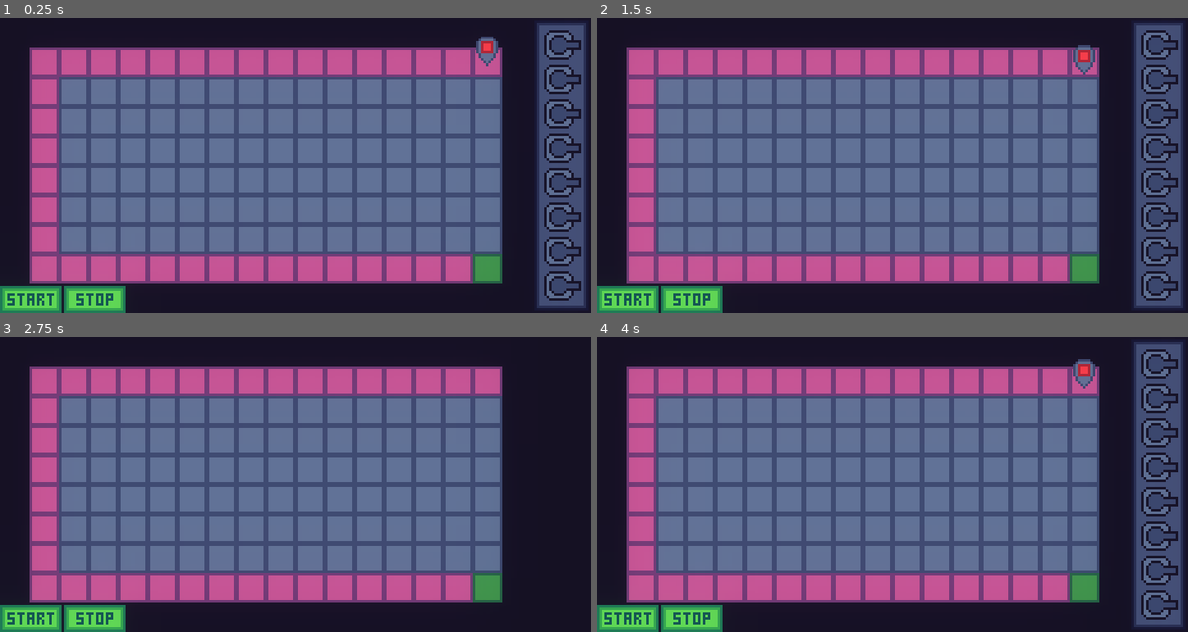
Above: before the commit, frames 1-4 (two rows, left to right).
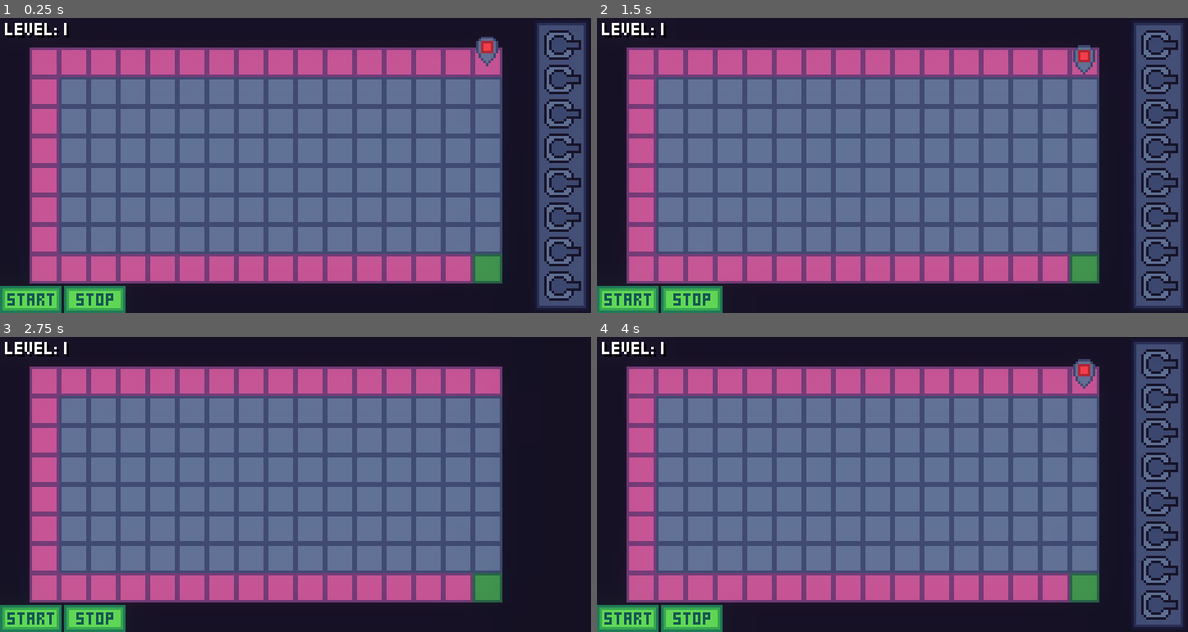
Above: after the commit, the same moments.

Repository: mariothedog/brackeys-game-jam
Game: Godot game, scene res://game/game.tscn
Two runs of this game, one before a commit and one after it. Both use one fixed random seed, a clock stepped at 60 frames per second and the inputs below.
Inputs (mouse positions are in pixels of both pictures, inside the frame that each line leads up to):
- Up to frame 1 (0.25 s): no input
- Up to frame 2 (1.5 s): click (626, 298) at 0.5 s; click (691, 298) at 1.25 s
- Up to frame 3 (2.75 s): click (29, 617) at 2 s
- Up to frame 4 (4 s): click (691, 617) at 2.75 s; click (1158, 363) at 3.5 s

The runs differ from the first frame. In frame 1, 0.3% of the frame differs, in the area x 0-12%, y 1-7%; in frame 2, 0.3%; in frame 3, 0.3%; in frame 4, 0.3%.

Commit message:
Add level text

Diff:
--- a/src/ui/hud/hud.tscn
+++ b/src/ui/hud/hud.tscn
@@ -7,6 +7,11 @@
 [ext_resource path="res://ui/hud/start/start_pressed.png" type="Texture" id=5]
 [ext_resource path="res://ui/hud/stop/stop_normal.png" type="Texture" id=6]
 [ext_resource path="res://ui/hud/stop/stop_hover.png" type="Texture" id=7]
+[ext_resource path="res://ui/fonts/wendy.ttf" type="DynamicFontData" id=8]
+
+[sub_resource type="DynamicFont" id=1]
+size = 10
+font_data = ExtResource( 8 )
 
 [node name="HUD" type="CanvasLayer"]
 script = ExtResource( 2 )
@@ -15,6 +20,25 @@
 anchor_right = 1.0
 anchor_bottom = 1.0
 mouse_filter = 2
+__meta__ = {
+"_edit_use_anchors_": false
+}
+
+[node name="LevelMargin" type="MarginContainer" parent="Control"]
+margin_right = 28.0
+margin_bottom = 8.0
+custom_constants/margin_left = 2
+__meta__ = {
+"_edit_use_anchors_": false
+}
+
+[node name="Level" type="Label" parent="Control/LevelMargin"]
+margin_left = 2.0
+margin_right = 29.0
+margin_bottom = 9.0
+custom_fonts/font = SubResource( 1 )
+custom_colors/font_color_shadow = Color( 0, 0, 0, 1 )
+text = "Level: 1"
 __meta__ = {
 "_edit_use_anchors_": false
 }
Binary file added: src/ui/fonts/wendy.ttf
Not shown: 1 places in src/ui/hud/hud.tscn that only renumber resources
